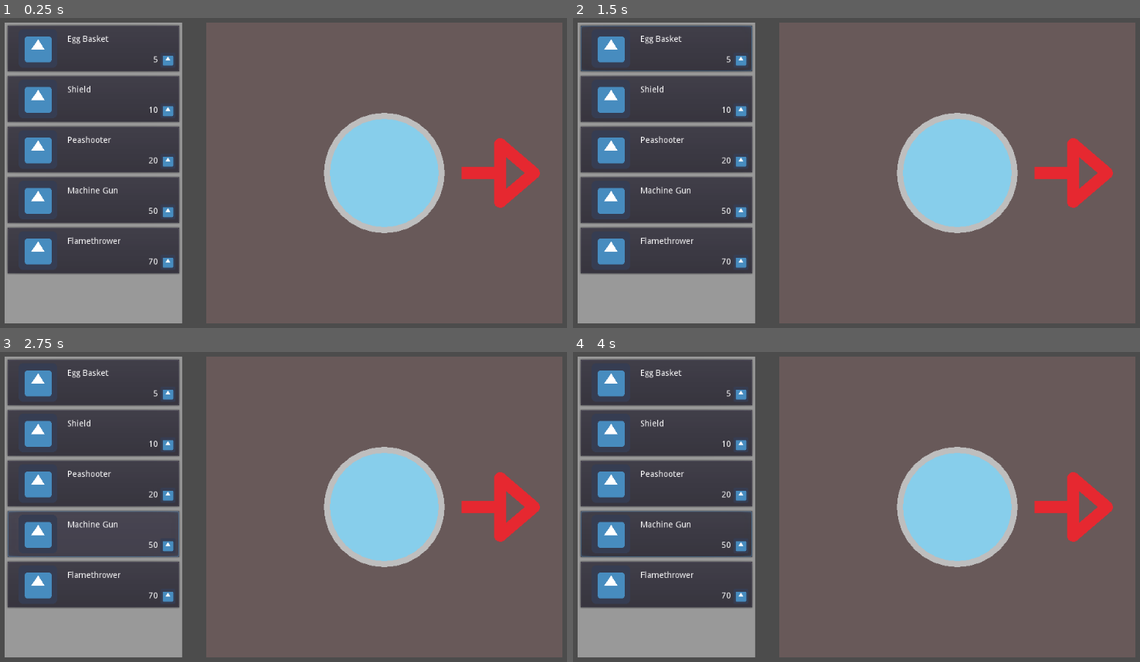
Above: before the commit, frames 1-4 (two rows, left to right).
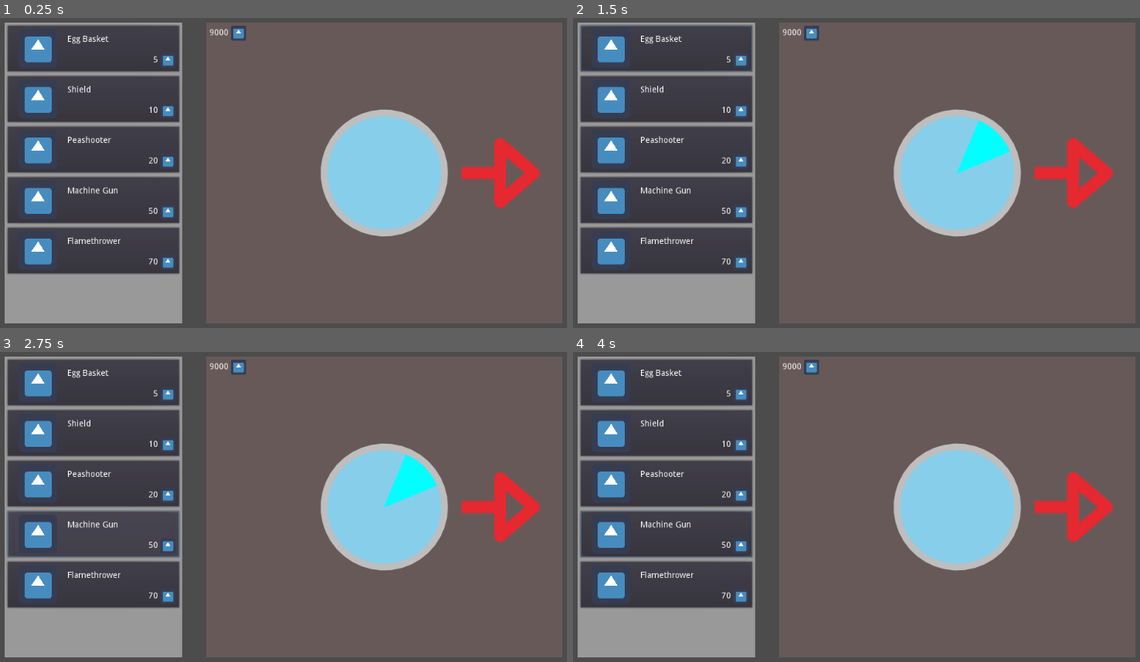
Above: after the commit, the same moments.

Repository: CiaranWoodward/LD46
Game: Godot game, scene res://Menu/DesignMenu.tscn
Same seed, same stepped clock (60 frames per second), same inputs: the game is played once before the commit and once after it. This scene is started directly instead of the project's main scene. The engine's default icon, where the game draws it, is replaced by a stand-in: a white triangle on a blue panel in a dark square.
Inputs (mouse positions are in pixels of both pictures, inside the frame that each line leads up to):
- Up to frame 1 (0.25 s): no input
- Up to frame 2 (1.5 s): click (663, 49) at 0.52 s; tap Enter at 1.25 s; move the mouse to (992, 154) at 1.27 s; hold Right (player_right) from 1.28 s (still down); click (992, 154) at 1.42 s
- Up to frame 3 (2.75 s): tap Space at 2 s; move the mouse to (158, 525) at 2.02 s; release Right (player_right) at 2.03 s; hold S (player_down) from 2.03 s (still down); click (158, 525) at 2.17 s
- Up to frame 4 (4 s): tap Enter at 2.75 s; move the mouse to (918, 426) at 2.77 s; release S (player_down) at 2.78 s; hold Right (player_right) 2.78-3.53 s; click (918, 426) at 2.92 s; tap Space at 3.5 s; move the mouse to (828, 578) at 3.52 s; hold W (player_up) from 3.53 s (still down); click (828, 578) at 3.67 s

The runs differ from the first frame. In frame 1, 1.6% of the frame differs, in the area x 36-80%, y 2-71%; in frame 2, 2.3%; in frame 3, 2.3%; in frame 4, 1.6%.

Commit message:
More build menu work

Diff:
--- a/Menu/BuildPanel.gd
+++ b/Menu/BuildPanel.gd
@@ -14,3 +14,9 @@
 
 func _on_BuildPanel_resized():
 	centerPoint.set_position(self.get_rect().size / 2)
+
+
+func _on_BuildPanel_gui_input(event : InputEvent):
+	if event is InputEventMouse:
+		var relPos = event.get_position() - centerPoint.get_position()
+		centerPoint.set_mousepos(relPos)
--- a/Menu/BuildPanelCenter.gd
+++ b/Menu/BuildPanelCenter.gd
@@ -4,16 +4,48 @@
 export var thickness : float = 10
 export var linecolor : Color = Color.gray
 export var fillcolor : Color = Color.skyblue
+export var selectcolor : Color = Color.aqua
 
-# Declare member variables here. Examples:
-# var a = 2
-# var b = "text"
+const segcount = 8
 
+var curseg : int = -1
 
 # Called when the node enters the scene tree for the first time.
 func _ready():
 	pass # Replace with function body.
 
 func _draw():
-	draw_circle(Vector2.ZERO, radius, linecolor)
-	draw_circle(Vector2.ZERO, radius - thickness, fillcolor)
+	draw_circle(Vector2.ZERO, radius, fillcolor)
+	if(curseg != -1):
+		draw_circle_arc_poly(Vector2.ZERO, curseg, selectcolor)
+	draw_arc(Vector2.ZERO, radius, 0, PI * 2, 40, linecolor, 10, true)
+
+func draw_circle_arc_poly(center, segno, color):
+	var nb_points = 10
+	var points_arc = PoolVector2Array()
+	points_arc.push_back(center)
+	var colors = PoolColorArray([color])
+
+	var segangle = (2 * PI) / segcount
+	var angle_from = segno * segangle + (PI/8)
+	var angle_to = (segno + 1) * segangle + (PI/8)
+
+	for i in range(nb_points + 1):
+		var angle_point = angle_from + i * (angle_to - angle_from) / nb_points
+		points_arc.push_back(center + Vector2(cos(angle_point), sin(angle_point)) * radius)
+		colors.push_back(color)
+	draw_polygon(points_arc, colors, PoolVector2Array(), null, null, true)
+
+func set_mousepos(point : Vector2):
+	var prevseg = curseg
+	var mangle = point.angle() - (PI/8)
+	if mangle < 0:
+		mangle = mangle + PI * 2.0
+
+	if point.length() > radius * 1.5:
+		curseg = -1
+	else:
+		curseg = int(mangle / (2.0 * PI) * 8.0)
+		print(curseg)
+	if curseg != prevseg:
+		update()
--- a/Menu/DesignMenu.tscn
+++ b/Menu/DesignMenu.tscn
@@ -1,12 +1,13 @@
-[gd_scene load_steps=6 format=2]
+[gd_scene load_steps=7 format=2]
 
 [ext_resource path="res://Menu/BuildPanelCenter.gd" type="Script" id=1]
 [ext_resource path="res://Menu/BuildPanel.gd" type="Script" id=2]
 [ext_resource path="res://Menu/ItemButton.tscn" type="PackedScene" id=3]
+[ext_resource path="res://icon.png" type="Texture" id=4]
+
+[sub_resource type="StyleBoxFlat" id=1]
 
 [sub_resource type="StyleBoxFlat" id=2]
-
-[sub_resource type="StyleBoxFlat" id=1]
 bg_color = Color( 0.407843, 0.34902, 0.34902, 1 )
 
 [node name="DesignMenu" type="MarginContainer"]
@@ -94,8 +95,53 @@
 size_flags_horizontal = 3
 size_flags_vertical = 3
 size_flags_stretch_ratio = 2.0
-custom_styles/panel = SubResource( 1 )
+custom_styles/panel = SubResource( 2 )
 script = ExtResource( 2 )
+
+[node name="MarginContainer" type="MarginContainer" parent="HBoxContainer/BuildPanel"]
+margin_right = 71.0
+margin_bottom = 35.0
+size_flags_horizontal = 0
+size_flags_vertical = 0
+custom_constants/margin_right = 5
+custom_constants/margin_top = 5
+custom_constants/margin_left = 5
+custom_constants/margin_bottom = 5
+
+[node name="CenterContainer" type="CenterContainer" parent="HBoxContainer/BuildPanel/MarginContainer"]
+margin_left = 5.0
+margin_top = 5.0
+margin_right = 66.0
+margin_bottom = 30.0
+size_flags_horizontal = 0
+size_flags_vertical = 0
+__meta__ = {
+"_edit_use_anchors_": false
+}
+
+[node name="HBoxContainer" type="HBoxContainer" parent="HBoxContainer/BuildPanel/MarginContainer/CenterContainer"]
+margin_right = 61.0
+margin_bottom = 25.0
+size_flags_horizontal = 0
+size_flags_vertical = 0
+
+[node name="EggCount" type="Label" parent="HBoxContainer/BuildPanel/MarginContainer/CenterContainer/HBoxContainer"]
+margin_right = 32.0
+margin_bottom = 25.0
+size_flags_horizontal = 3
+size_flags_vertical = 3
+text = "9000"
+valign = 1
+
+[node name="TextureRect" type="TextureRect" parent="HBoxContainer/BuildPanel/MarginContainer/CenterContainer/HBoxContainer"]
+margin_left = 36.0
+margin_right = 61.0
+margin_bottom = 25.0
+rect_min_size = Vector2( 25, 25 )
+size_flags_horizontal = 0
+size_flags_vertical = 0
+texture = ExtResource( 4 )
+expand = true
 
 [node name="BuildPanelCenter" type="Node2D" parent="HBoxContainer/BuildPanel"]
 position = Vector2( 280, 270 )
@@ -107,4 +153,5 @@
 width = 20.0
 default_color = Color( 0.901961, 0.156863, 0.188235, 1 )
 joint_mode = 2
+[connection signal="gui_input" from="HBoxContainer/BuildPanel" to="HBoxContainer/BuildPanel" method="_on_BuildPanel_gui_input"]
 [connection signal="resized" from="HBoxContainer/BuildPanel" to="HBoxContainer/BuildPanel" method="_on_BuildPanel_resized"]
--- a/Player/Player.tscn
+++ b/Player/Player.tscn
@@ -607,7 +607,7 @@
 
 [node name="Back leg" type="AnimatedSprite" parent="SpriteRoot/WobbleRoot/Side"]
 frames = SubResource( 17 )
-frame = 6
+frame = 5
 
 [node name="Back" type="Sprite" parent="SpriteRoot/WobbleRoot/Side"]
 texture = ExtResource( 5 )
@@ -627,7 +627,7 @@
 
 [node name="Front leg" type="AnimatedSprite" parent="SpriteRoot/WobbleRoot/Side"]
 frames = SubResource( 19 )
-frame = 6
+frame = 5
 
 [node name="Front" type="Sprite" parent="SpriteRoot/WobbleRoot"]
 position = Vector2( 186.989, 49.997 )
--- a/project.godot
+++ b/project.godot
@@ -16,7 +16,7 @@
 [application]
 
 config/name="LD46"
-run/main_scene="res://Menu/MainMenu.tscn"
+run/main_scene="res://Level.tscn"
 config/icon="res://icon.png"
 
 [input]
@@ -62,6 +62,9 @@
 [rendering]
 
 quality/driver/driver_name="GLES2"
+quality/intended_usage/framebuffer_allocation=0
+quality/intended_usage/framebuffer_allocation.mobile=0
 vram_compression/import_etc=true
 vram_compression/import_etc2=false
+quality/filters/msaa=3
 environment/default_environment="res://default_env.tres"
Not shown: 1 places in Menu/DesignMenu.tscn that only renumber resources
